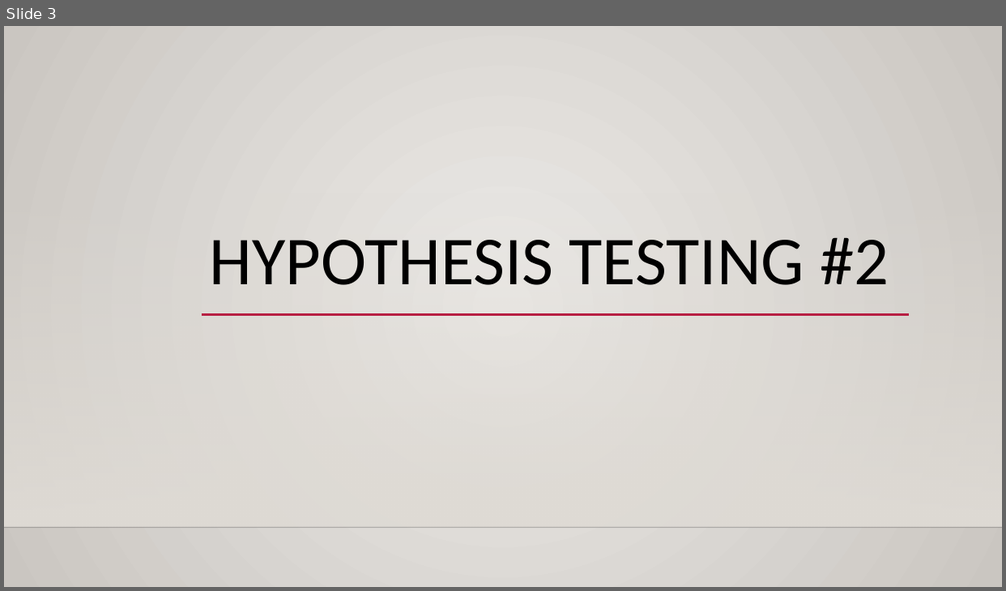
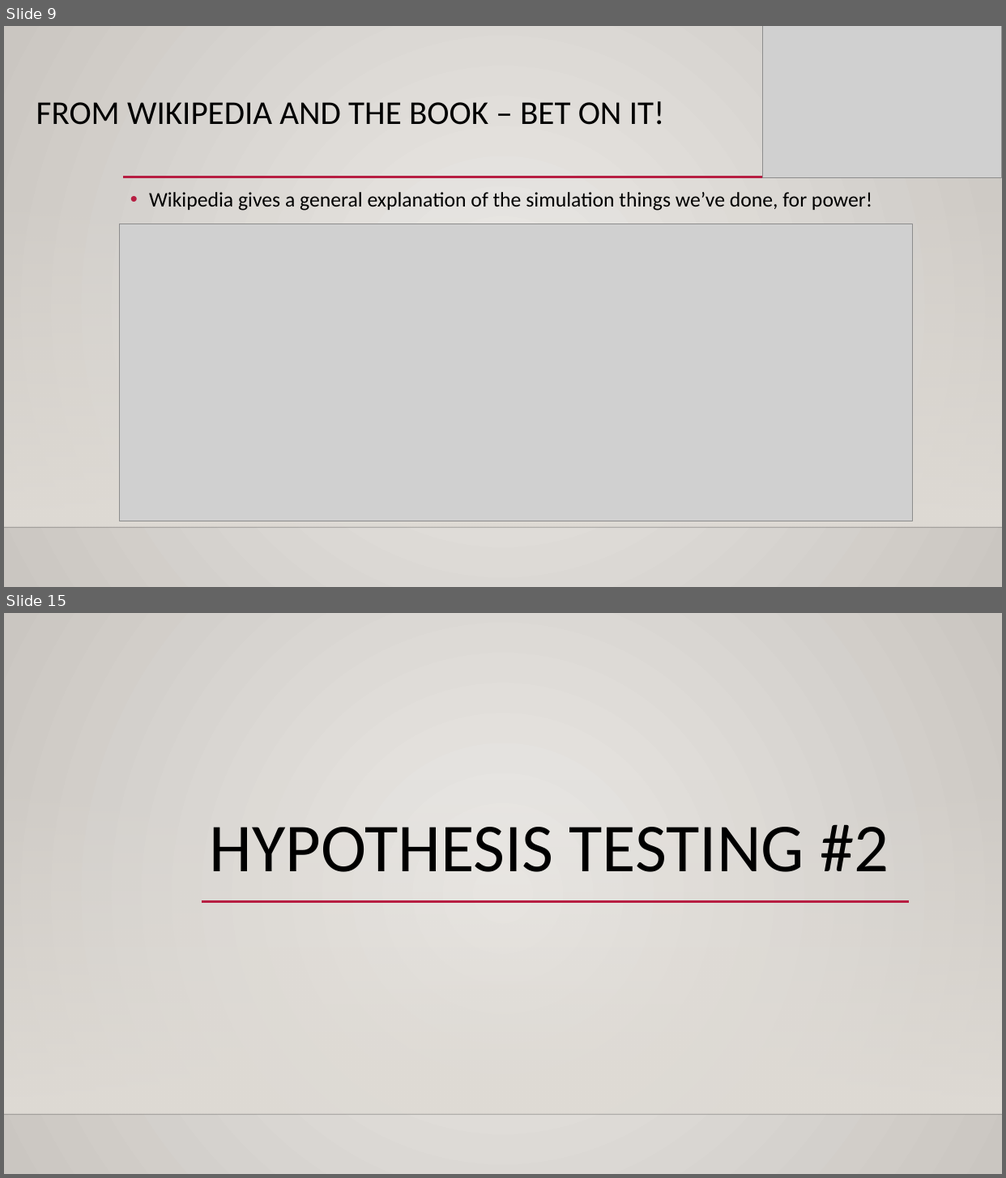
Before and after one commit to AkeemSemperDataScience/Basic_Stats_in_Python_Student_Repository, a slide deck: reference_material/slides/hyp_test_2_power.pptx. Shown one above the other, each under a label of ours: slide 3 before the commit, slides 9 and 15 after it; the slides between them are not shown. The pictures are 1006x591 and 1006x1178 pixels, drawn with LibreOffice and Linux fonts; fonts in the diff are those of the drawing; grey boxes stand for pictures; background and template pictures are left out. Boxes give left, top, right and bottom in pixels: in the first picture for what was removed or moved away, otherwise in the second. Text is boxed around its words. In the diff, an @@ line names an element or a change of style, - is before the commit and + after.

```diff
--- a/reference_material/slides/hyp_test_2_power.pptx
+++ b/reference_material/slides/hyp_test_2_power.pptx
@@ slide 9 added at [4, 26, 1002, 587], background gradient #ECEAE7 to #CAC7C1; not listed: 2 template elements that a slide beside it also shows @@
@@ picture added at [763, 26, 1002, 178] @@
@@ title added at [36, 101, 665, 125], 32 pt, text #000000 @@
+FROM WIKIPEDIA AND THE BOOK – BET ON IT!
@@ line added from (123, 177) to (910, 177), #B71E42 2.5 pt @@
@@ text added at [149, 192, 872, 211], 20 pt, text #000000 @@
+• Wikipedia gives a general explanation of the simulation things we’ve done, for power!
@@ picture added at [119, 224, 912, 522] @@
@@ what was slide 3 is now slide 15 @@
```
Also in this commit, not shown: 1 slide changed, 11 other slides added, 3 other files.
